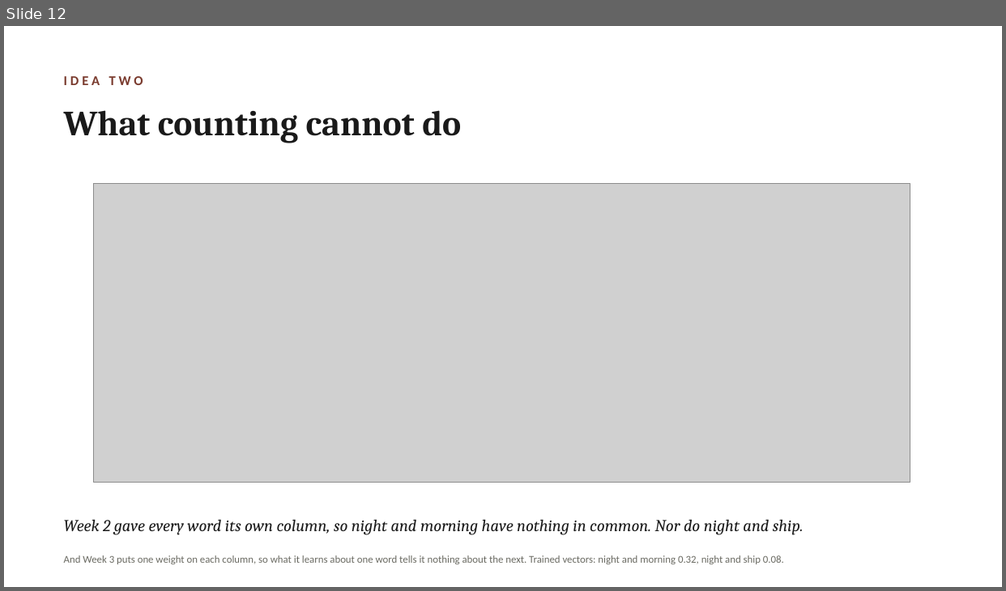
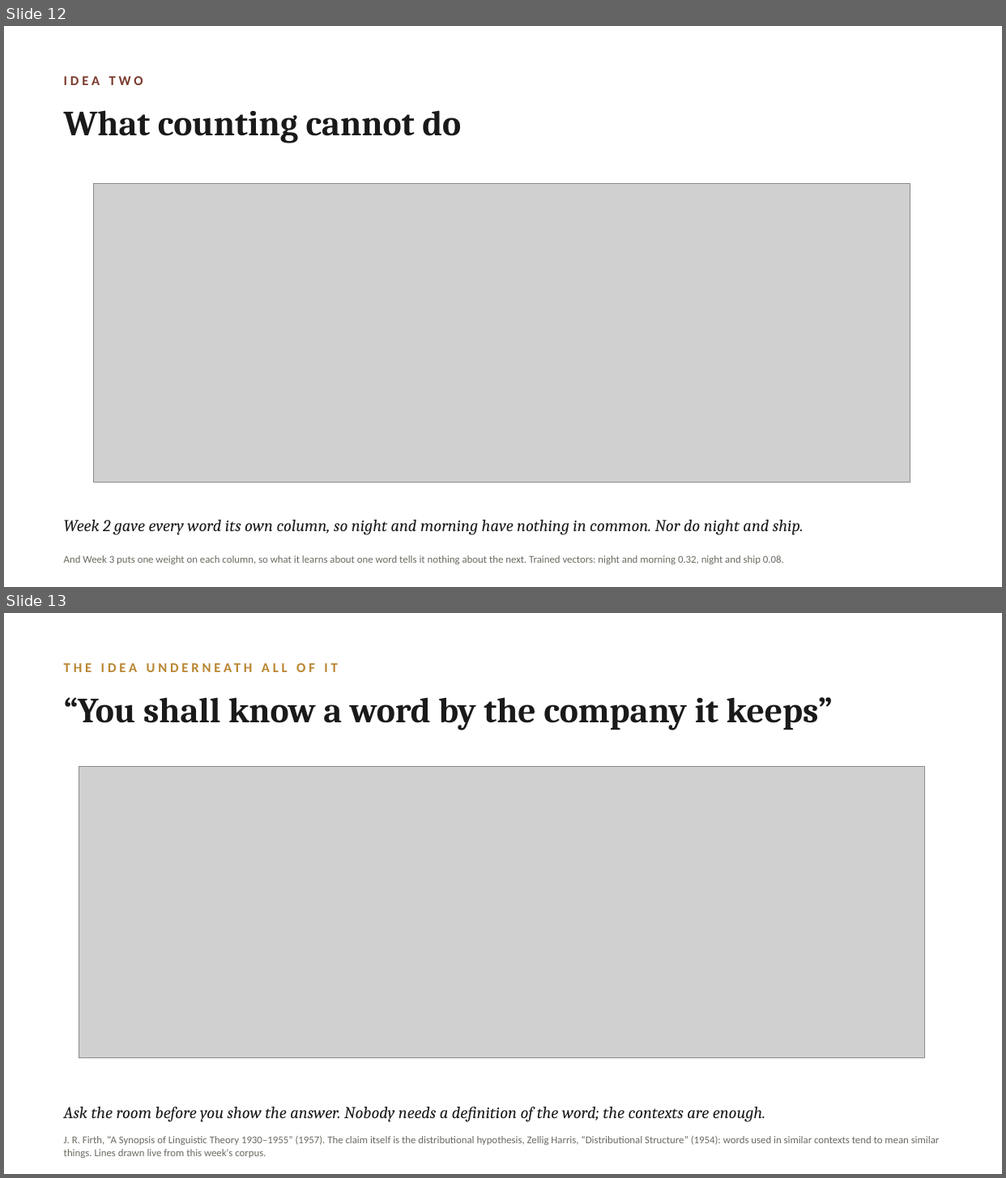
Before and after one commit to lucianli123/culture-as-data-2026, a slide deck: slides/week-04-lecture-draft.pptx. Shown one above the other, each under a label of ours: slide 12 before the commit, slides 12 and 13 after it. The pictures are 1006x591 and 1006x1178 pixels, drawn with LibreOffice and Linux fonts; fonts in the diff are those of the drawing; grey boxes stand for pictures. Boxes give left, top, right and bottom in pixels: in the first picture for what was removed or moved away, otherwise in the second. Text is boxed around its words. In the diff, an @@ line names an element or a change of style, - is before the commit and + after.

```diff
--- a/slides/week-04-lecture-draft.pptx
+++ b/slides/week-04-lecture-draft.pptx
@@ slide 13 added at [4, 613, 1002, 1174], background #FFFFFF @@
@@ text added at [57, 654, 918, 680], 13 pt, text #B9852F, bold @@
+THE IDEA UNDERNEATH ALL OF IT
@@ text added at [64, 697, 833, 730], 34 pt, text #1A1A1A, bold @@
+“You shall know a word by the company it keeps”
@@ picture added at [79, 766, 925, 1059] @@
@@ text added at [64, 1106, 765, 1122], 16 pt, text #1A1A1A, italic @@
+Ask the room before you show the answer. Nobody needs a definition of the word; the contexts are enough.
@@ text added at [64, 1136, 940, 1158], 10 pt, text #6B6B63 @@
+J. R. Firth, “A Synopsis of Linguistic Theory 1930–1955” (1957). The claim itself is the distributional hypothesis, Zellig Harris, “Distributional Structure” (1954): words used in similar contexts tend to mean similar things. Lines drawn live from this week's corpus.
```
Also in this commit, not shown: 9 other files.
